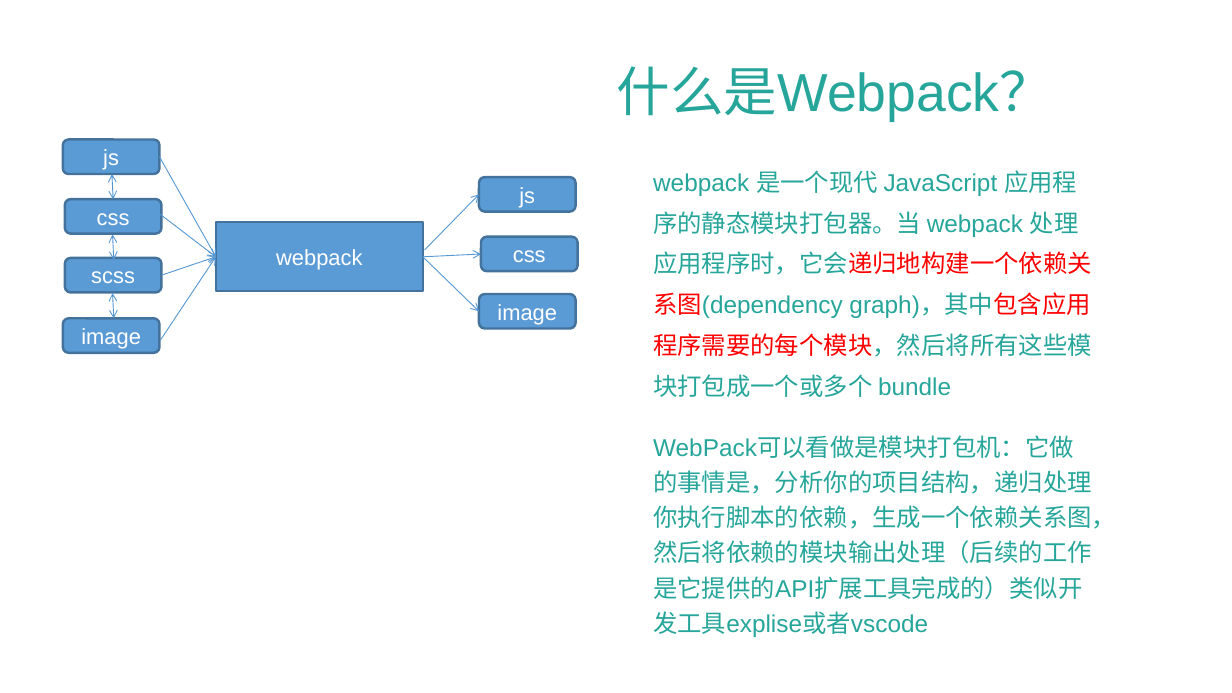
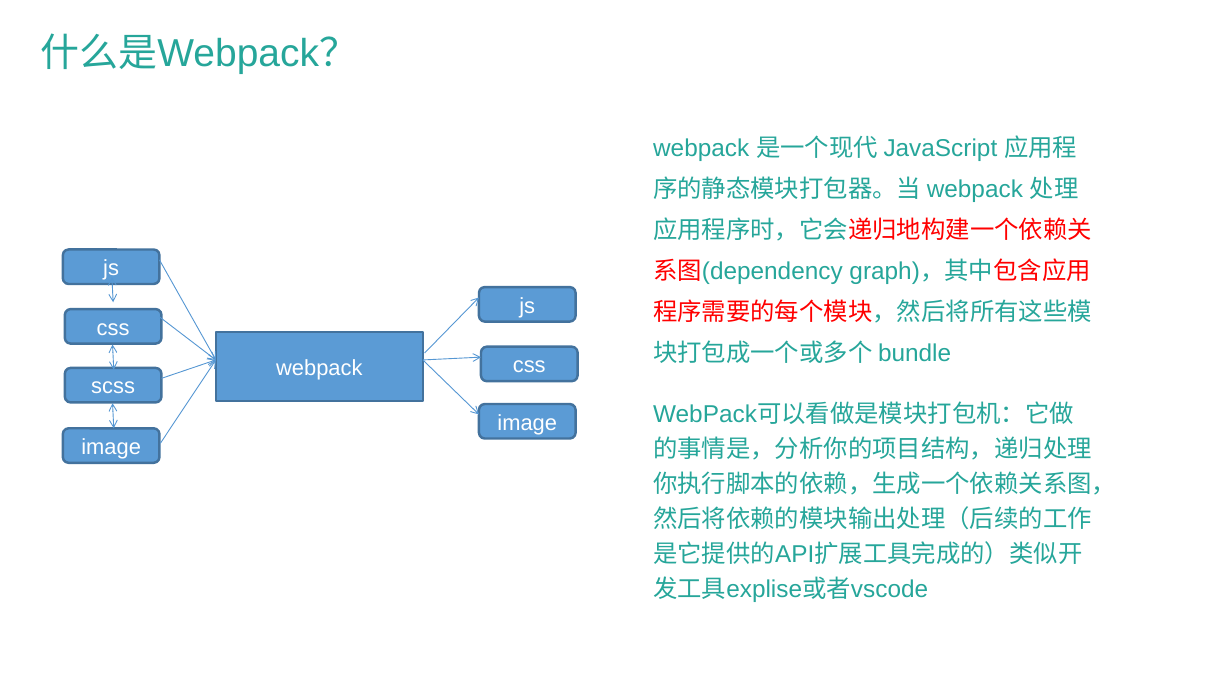
Before and after one commit to wangqiang66/webpack, a slide deck: slide 3 of Webpack简介.pptx. Drawn at 1232x693 pixels with LibreOffice and Linux fonts; fonts in the diff are those of the drawing; background and template pictures are left out. Boxes give left, top, right and bottom in pixels: in the first picture for what was removed or moved away, otherwise in the second. Text is boxed around its words. In the diff, an @@ line names an element or a change of style, - is before the commit and + after.

```diff
--- a/Webpack简介.pptx
+++ b/Webpack简介.pptx
@@ text "什么是Webpack？": place and size @@
-text "什么是Webpack？" at bbox=[617, 66, 1054, 122]
+text "什么是Webpack？" at bbox=[40, 33, 358, 74]
@@ text "什么是Webpack？" at bbox=[40, 33, 358, 74]: size 44 to 32 pt; vertical alignment top to middle @@
@@ text "webpack 是一个现代 JavaScript 应用程序的静态模块打包器。当 webpack ...": place and size @@
-text "webpack 是一个现代 JavaScript 应用程序的静态模块打包器。当 webpack ..." at bbox=[653, 170, 1116, 637]
+text "webpack 是一个现代 JavaScript 应用程序的静态模块打包器。当 webpack ..." at bbox=[653, 135, 1116, 602]
@@ 7 arrows, 1 double arrow: place and size @@
-7 arrows, 1 double arrow at bbox=[112, 157, 481, 340]
+7 arrows, 1 double arrow at bbox=[112, 260, 481, 443]
@@ 7 rounded rectangles, 2 double arrows, 1 rectangle: place and size @@
-7 rounded rectangles, 2 double arrows, 1 rectangle at bbox=[63, 139, 577, 352]
+7 rounded rectangles, 2 double arrows, 1 rectangle at bbox=[63, 250, 577, 463]
```
Also in this commit, not shown: 10 other slides changed, 5 slides added, 1 slide removed, 26 other files.
